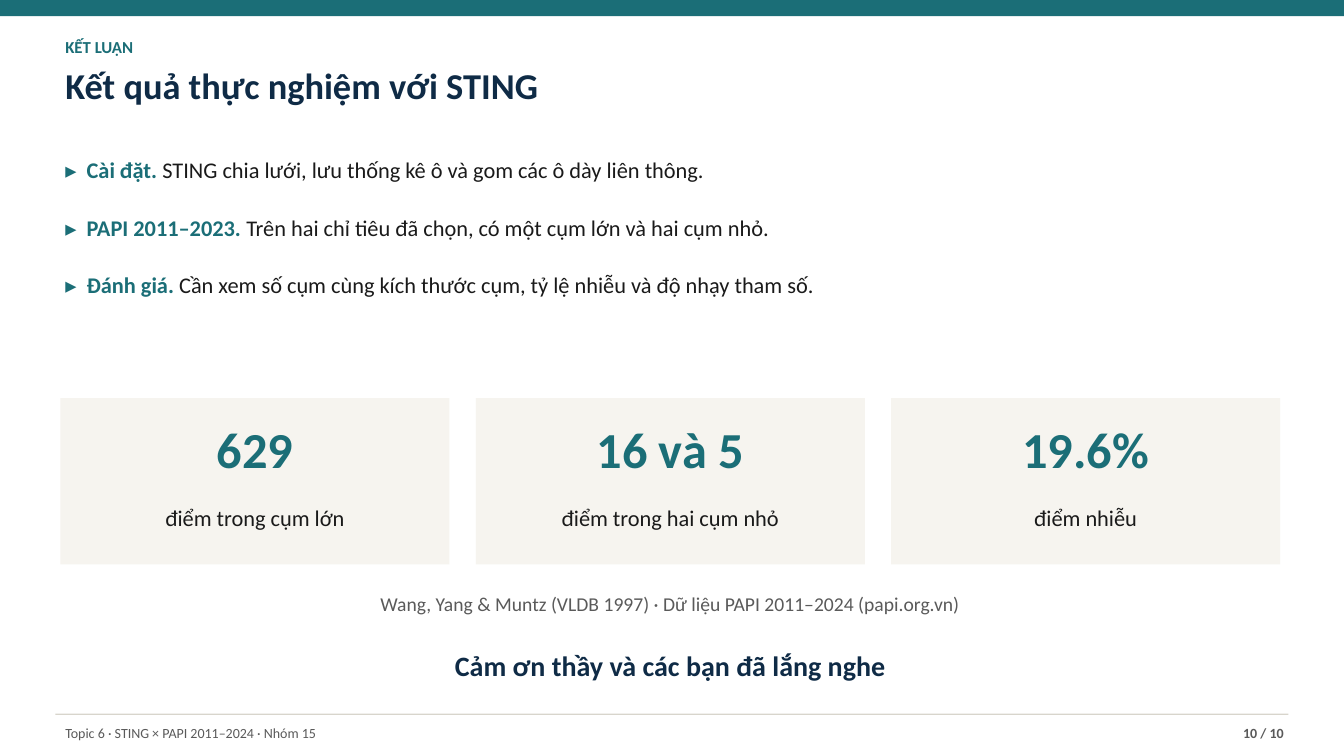
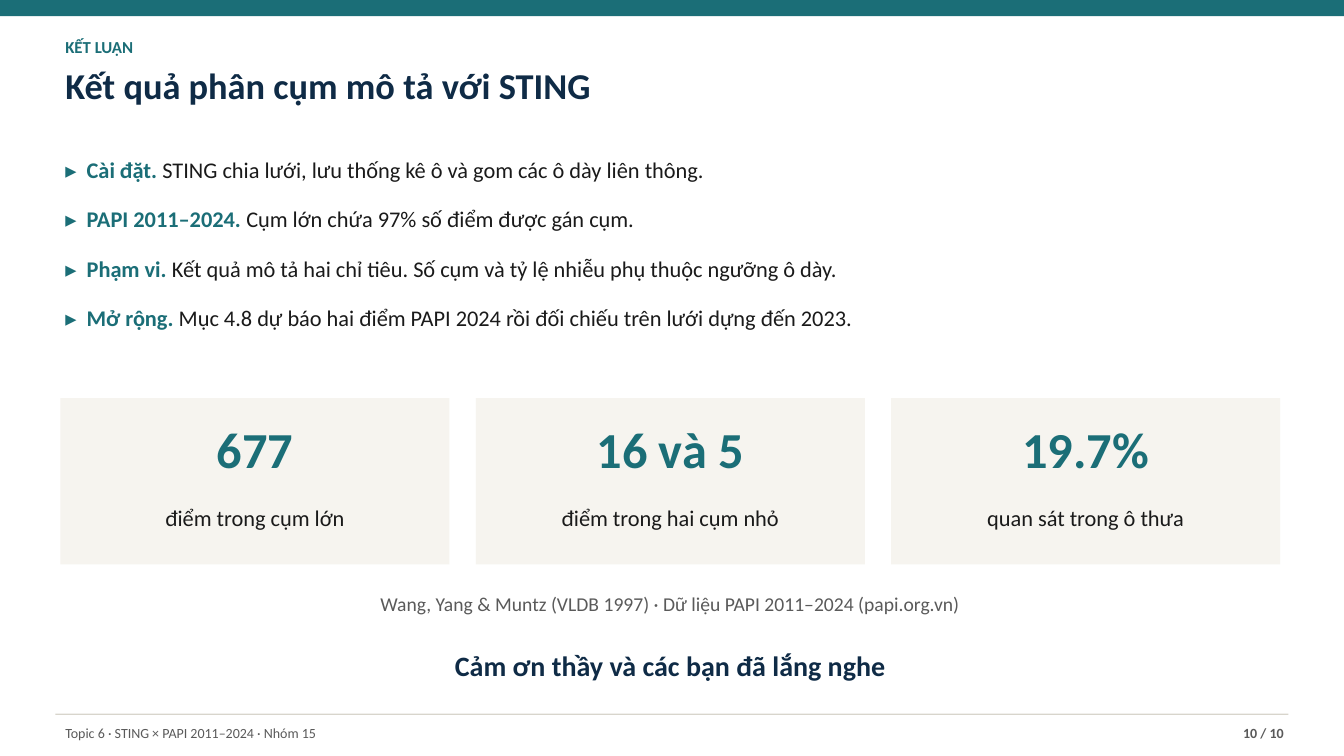
Before and after one commit to JasonTM17/Grid_Based_Sociology, a slide deck: slide 10 of slides/submission.pptx. Drawn at 1344x756 pixels with LibreOffice and Linux fonts; fonts in the diff are those of the drawing. Boxes give left, top, right and bottom in pixels: in the first picture for what was removed or moved away, otherwise in the second. Text is boxed around its words. In the diff, an @@ line names an element or a change of style, - is before the commit and + after.

Commit message:
feat(papi): audit grid assignments and refresh submission artifacts

```diff
--- a/slides/submission.pptx
+++ b/slides/submission.pptx
@@ text at (x1=65, y1=71, x2=591, y2=106): text changed @@
-Kết quả thực nghiệm với STING
+Kết quả phân cụm mô tả với STING
@@ text at (x1=87, y1=209, x2=852, y2=330): text changed @@
-▸ PAPI 2011–2023. Trên hai chỉ tiêu đã chọn, có một cụm lớn và hai cụm nhỏ.
-▸ Đánh giá. Cần xem số cụm cùng kích thước cụm, tỷ lệ nhiễu và độ nhạy tham số.
+▸ PAPI 2011–2024. Cụm lớn chứa 97% số điểm được gán cụm.
+▸ Phạm vi. Kết quả mô tả hai chỉ tiêu. Số cụm và tỷ lệ nhiễu phụ thuộc ngưỡng ô dày.
+▸ Mở rộng. Mục 4.8 dự báo hai điểm PAPI 2024 rồi đối chiếu trên lưới dựng đến 2023.
@@ text at (x1=217, y1=433, x2=294, y2=469): text changed @@
-629
+677
@@ text at (x1=1022, y1=433, x2=1149, y2=469): text changed @@
-19.6%
+19.7%
@@ text at (x1=987, y1=510, x2=1184, y2=530): text changed @@
-điểm nhiễu
+quan sát trong ô thưa
```
Also in this commit, not shown: 3 other slides changed, 1 slide added, 1 slide removed, 43 other files.
